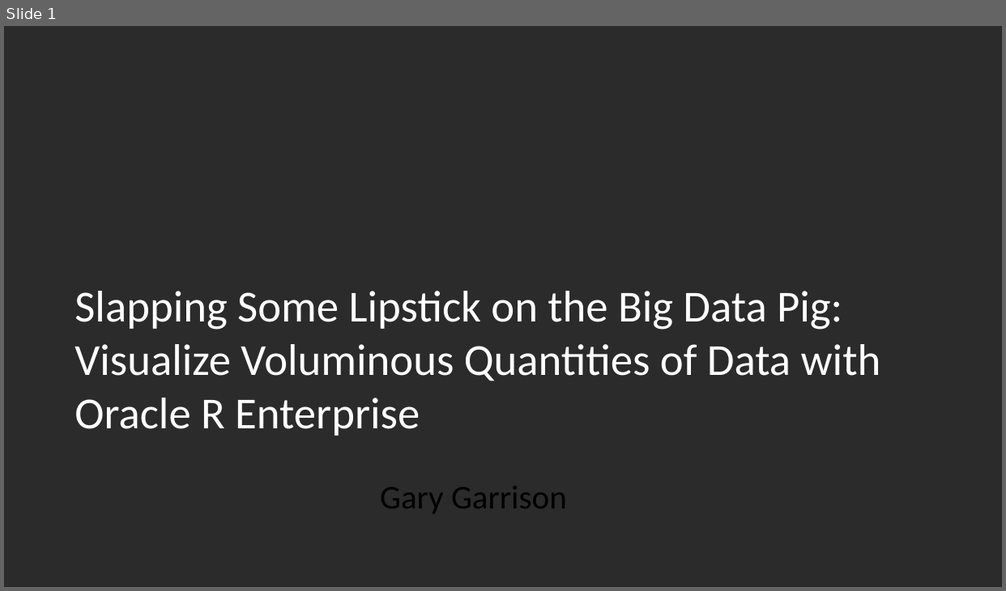
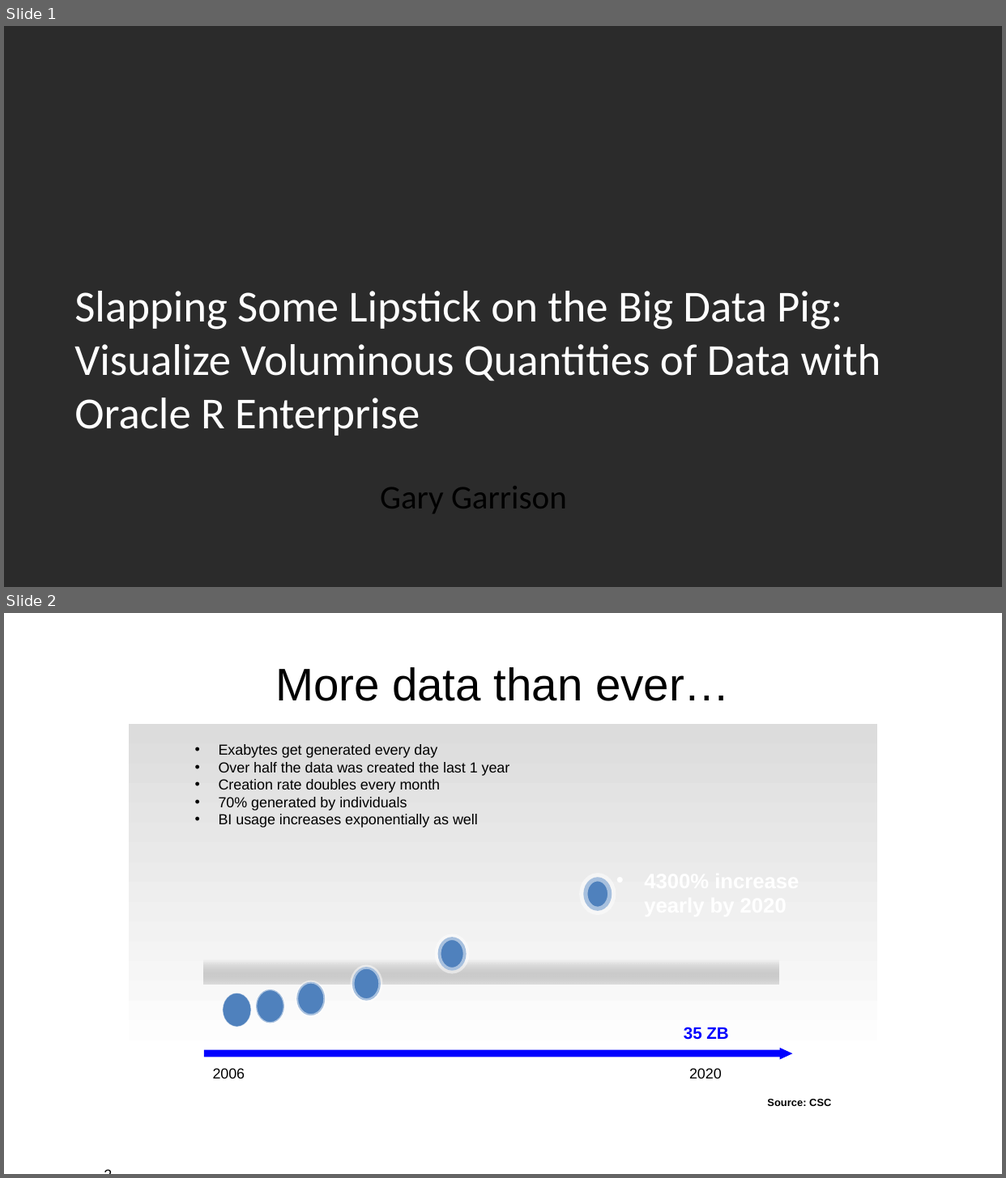
Before and after one commit to gwgarrison/rmoug_2015, a slide deck: garrison_presentation.pptx. Shown one above the other, each under a label of ours: slide 1 before the commit, slides 1 and 2 after it. The pictures are 1006x591 and 1006x1178 pixels, drawn with LibreOffice and Linux fonts; fonts in the diff are those of the drawing; background and template pictures are left out; a plain dark background stands for a picture behind light text. Boxes give left, top, right and bottom in pixels: in the first picture for what was removed or moved away, otherwise in the second. Text is boxed around its words. In the diff, an @@ line names an element or a change of style, - is before the commit and + after.

```diff
--- a/garrison_presentation.pptx
+++ b/garrison_presentation.pptx
@@ slide 2 added at (4, 613, 1002, 1174), background picture (left out) @@
@@ title added at (275, 667, 730, 701), 33 pt, text #000000 @@
+More data than ever…
@@ rectangle added at (129, 724, 877, 1060), fill gradient #DCDCDC to #FFFFFF @@
@@ text added at (219, 744, 510, 828), 10.5 pt, text #000000 @@
+• Exabytes get generated every day
+• Over half the data was created the last 1 year
+• Creation rate doubles every month
+• 70% generated by individuals
+• BI usage increases exponentially as well
@@ text added at (320, 797, 335, 811), 15 pt, text #FFFFFF, bold @@
+• 4300% increase yearly by 2020
@@ ellipse added at (584, 877, 612, 911), fill #4F81BD, outline #FFFFFF 6 pt @@
@@ ellipse added at (438, 937, 466, 971), fill #4F81BD, outline #FFFFFF 4.5 pt @@
@@ rectangle added at (203, 960, 779, 984), fill gradient #666666 to #DCDCDC @@
@@ ellipse added at (352, 967, 380, 1001), fill #4F81BD, outline #FFFFFF 3 pt @@
@@ ellipse added at (223, 993, 250, 1027), fill #4F81BD, outline #FFFFFF 0.5 pt @@
@@ ellipse added at (255, 989, 283, 1023), fill #4F81BD, outline #FFFFFF 1.5 pt @@
@@ ellipse added at (296, 982, 324, 1016), fill #4F81BD, outline #FFFFFF 2.25 pt @@
@@ text added at (684, 1027, 728, 1040), 12 pt, text #0000FF, bold @@
+35 ZB
@@ triangle added at (780, 1048, 793, 1059), fill #0000FF @@
@@ rectangle added at (203, 1050, 779, 1057), fill #0000FF @@
@@ text added at (213, 1068, 245, 1079), 10.5 pt, text #000000 @@
+2006
@@ text added at (689, 1068, 722, 1079), 10.5 pt, text #000000 @@
+2020
@@ text added at (767, 1099, 831, 1106), 7.5 pt, text #000000, bold @@
+Source: CSC
@@ page number added at (54, 1133, 287, 1163), 10.5 pt, text #000000 @@
+2
```
Also in this commit, not shown: 1 other slide added, 1 slide removed, 3 other files.
